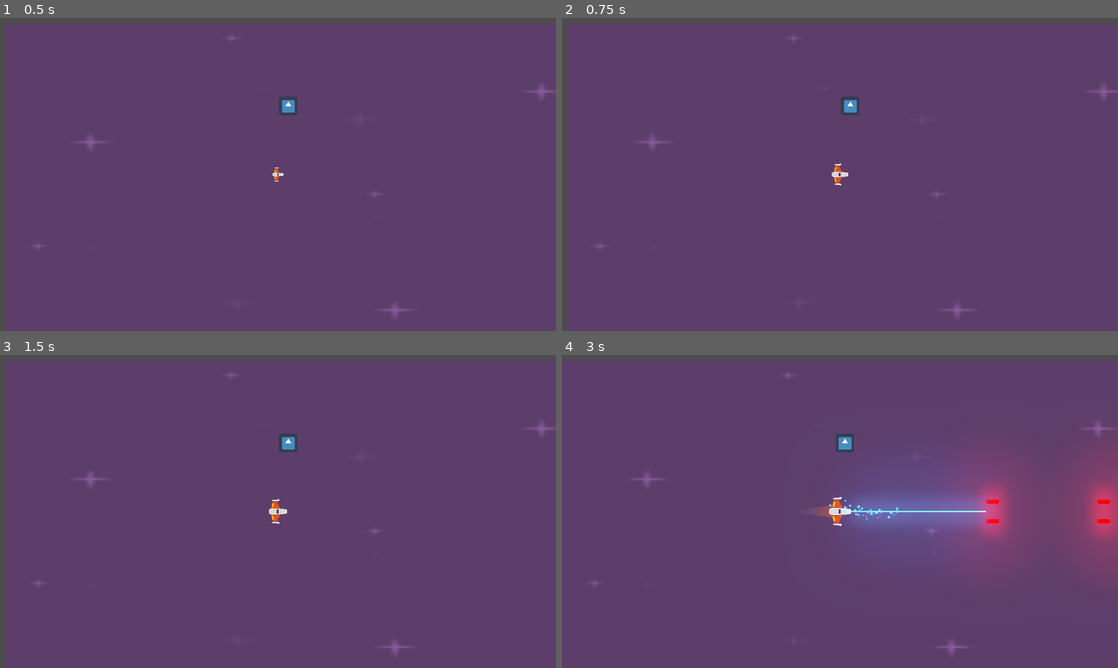
Above: before the commit, frames 1-4 (two rows, left to right).
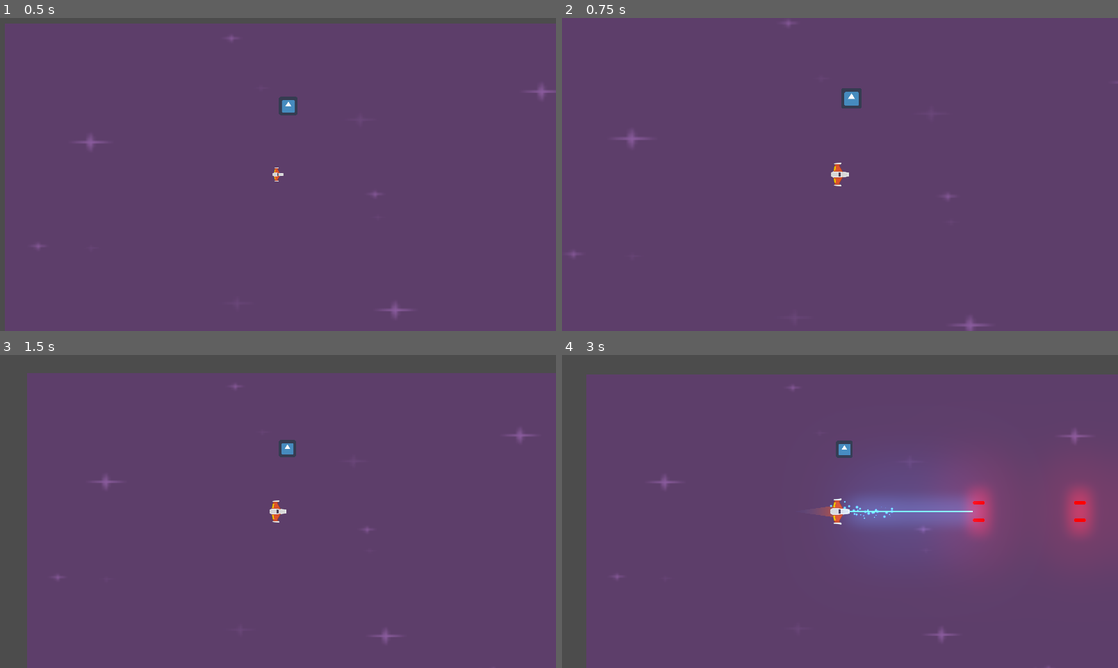
Above: after the commit, the same moments.

Repository: Elunneh/Juego-Meteo
Game: Godot game, scene res://Juego/Niveles/NivelTest.tscn
Two runs of this game, one before a commit and one after it. Both use one fixed random seed, a clock stepped at 60 frames per second and the inputs below. The engine's default icon, where the game draws it, is replaced by a stand-in: a white triangle on a blue panel in a dark square.
Inputs (mouse positions are in pixels of both pictures, inside the frame that each line leads up to):
- Up to frame 1 (0.5 s): no input
- Up to frame 2 (0.75 s): move the mouse to (962, 158) at 0.52 s; hold W (mover_adelante) from 0.53 s (still down); hold Mouse wheel up (zoom_acercar) from 0.53 s (still down)
- Up to frame 3 (1.5 s): tap Mouse wheel down (zoom_alejar) at 0.8, 1.35 s; tap Enter at 1.25 s; move the mouse to (166, 527) at 1.27 s; release W (mover_adelante) at 1.28 s; release Mouse wheel up (zoom_acercar) at 1.28 s; hold S (mover_atras) from 1.28 s (still down)
- Up to frame 4 (3 s): tap Mouse wheel up (zoom_acercar) at 1.55 s; move the mouse to (895, 442) at 2.02 s; release S (mover_atras) at 2.03 s; press the mouse at (895, 442) at 2.03 s; hold W (mover_adelante) from 2.03 s (still down); tap Mouse wheel down (zoom_alejar) at 2.3 s; move the mouse to (812, 574) at 2.77 s; release the mouse at (812, 574) at 2.78 s; right-click (812, 574) at 2.85 s

Frame 1 is identical in both runs. In frame 2, 3.3% of the frame differs, in the area x 0-100%, y 0-100%; in frame 3, 8.3%; in frame 4, 12%, in the area x 0-100%, y 1-100%.

Commit message:
actualizado

Diff:
--- a/Juego/Metetoritos/Meteoritos.tscn
+++ b/Juego/Metetoritos/Meteoritos.tscn
@@ -415,8 +415,7 @@
 linear_damp = 0.0
 angular_damp = 0.0
 script = ExtResource( 1 )
-vel_lineal_base = Vector2( 150, 150 )
-vel_ang_base = 3.0
+vel_lineal_base = Vector2( 200, 200 )
 hitpoints_base = 5.0
 
 [node name="Sprite" type="Sprite" parent="."]
--- a/Juego/Naves/Player/CamaraPlayer.gd
+++ b/Juego/Naves/Player/CamaraPlayer.gd
@@ -5,6 +5,7 @@
 export var variacion_zoom: float = 0.1
 export var zoom_minimo: float =  0.8
 export var zoom_maximo: float = 1.5
+
 
 ##Metodos
 
@@ -18,4 +19,4 @@
 func controlar_zoom(mod_zoom: float)-> void:
 	var zoom_x = clamp(zoom.x + mod_zoom, zoom_minimo, zoom_maximo)
 	var zoom_y = clamp(zoom.y + mod_zoom, zoom_minimo, zoom_maximo)
-	zoom_suavisado (zoom.x, zoom.y,0.15 )
+	zoom_suavisado (zoom_x, zoom_y,0.15 )
--- a/Juego/Niveles/Nivel.gd
+++ b/Juego/Niveles/Nivel.gd
@@ -70,7 +70,11 @@
 	camara_nivel.global_position = centro_camara
 
 	contenedor_sector_meteoritos.add_child(new_sector_meteoritos)
-	$Player/CamaraPlayer.devolver_zoom_original()
+
+	camara_nivel.zoom = $Player/CamaraPlayer.zoom
+	camara_nivel.devolver_zoom_original()
+
+
 	transicion_camaras($Player/CamaraPlayer.global_position, camara_nivel.global_position, camara_nivel, tiempo_transicion_camara)
 
 func controlar_meteoritos_restantes()->void:
@@ -78,7 +82,11 @@
 	print(meteoritos_totales)
 	if meteoritos_totales == 0:
 		contenedor_sector_meteoritos.get_child(0).queue_free()
+
 		$Player/CamaraPlayer.set_puede_hacer_zoom(true)
+		var zoom_actual = $Player/CamaraPlayer.zoom
+		$Player/CamaraPlayer.zoom = camara_nivel.zoom
+		$Player/CamaraPlayer.zoom_suavisado(zoom_actual.x, zoom_actual.y, 1.0)
 		transicion_camaras(camara_nivel.global_position,$Player/CamaraPlayer.global_position, $Player/CamaraPlayer, tiempo_transicion_camara * 0.10)
 
 func transicion_camaras(desde: Vector2, hasta: Vector2, camara_actual: Camera2D, tiempo_transicion:float)->void:
@@ -112,4 +120,4 @@
 
 func _on_TweenCamara_tween_completed(object: Object, _key: NodePath )->void:
 	if object.name == "CamaraPlayer":
-		object.global_position = $Player.global_positio
+		object.global_position = $Player.global_position
